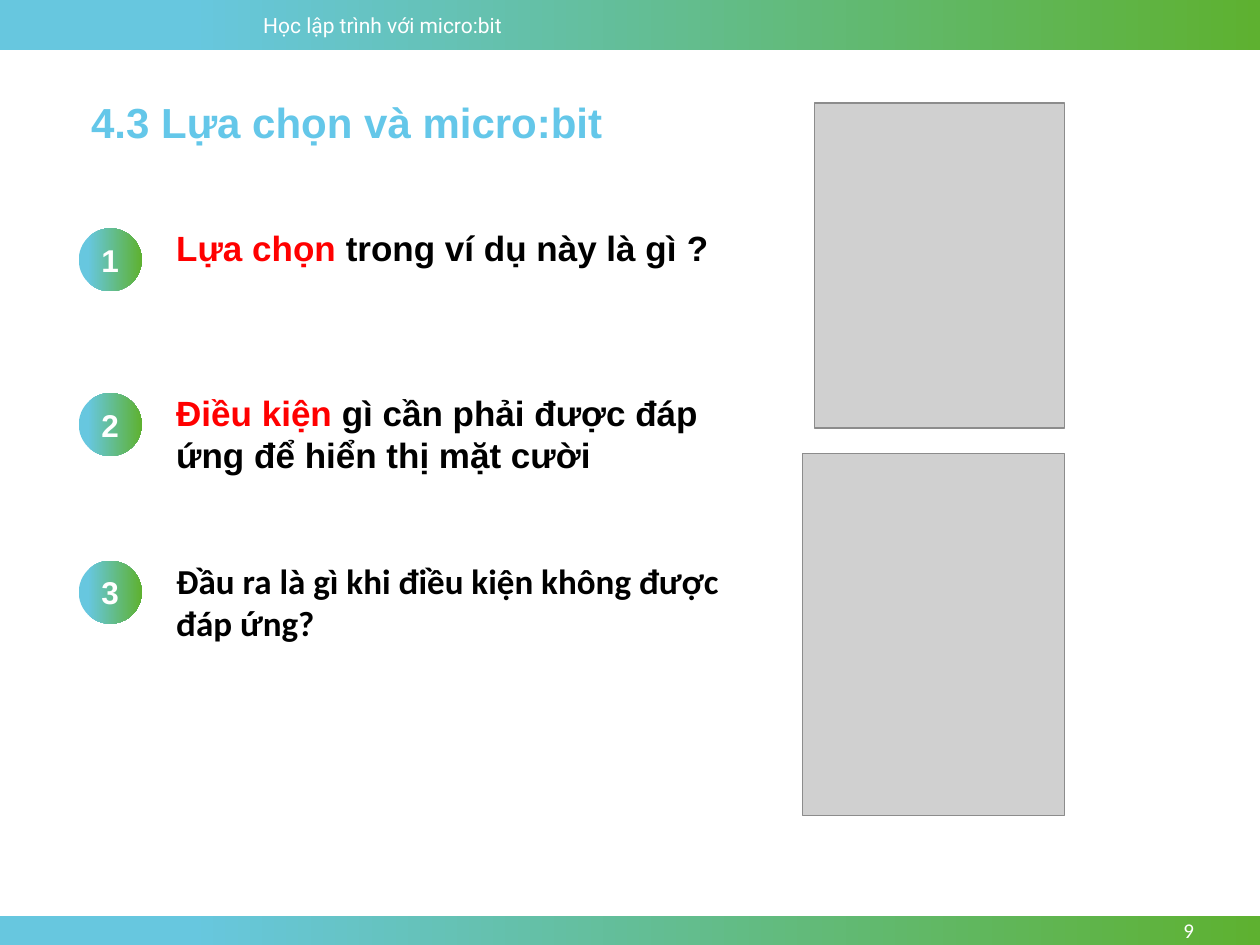
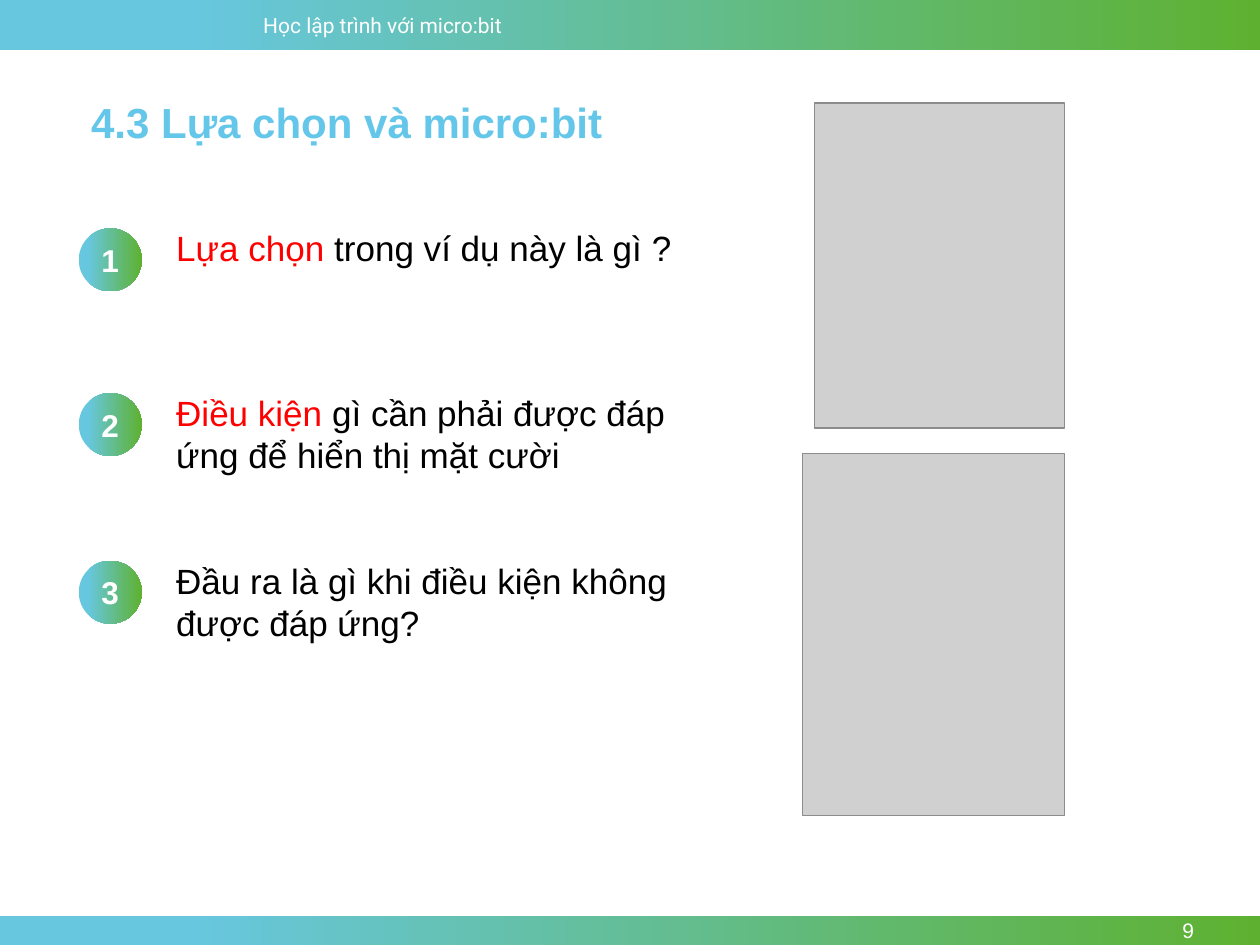
Before and after one commit to nhannn87dn/Learn-microbit, a slide deck: slide 9 of Lessions/Bai-04-Conditions-and-Logic/4.Conditional-and-Boolean.pptx. Drawn at 1260x945 pixels with LibreOffice and Linux fonts; fonts in the diff are those of the drawing; grey boxes stand for pictures; background and template pictures are left out. Boxes give left, top, right and bottom in pixels: in the first picture for what was removed or moved away, otherwise in the second. Text is boxed around its words. In the diff, an @@ line names an element or a change of style, - is before the commit and + after.

```diff
--- a/Lessions/Bai-04-Conditions-and-Logic/4.Conditional-and-Boolean.pptx
+++ b/Lessions/Bai-04-Conditions-and-Logic/4.Conditional-and-Boolean.pptx
@@ text "Lựa chọn trong ví dụ ..." at (x1=176, y1=235, x2=642, y2=268): bold off @@
@@ text "Điều kiện gì cần phải ..." at (x1=176, y1=399, x2=664, y2=475): bold off @@
@@ text "Đầu ra là gì khi ..." at (x1=176, y1=567, x2=666, y2=642): font Calibri to Arial, bold off @@
@@ page number at (x1=1182, y1=923, x2=1194, y2=938): font Calibri to Arial @@
```
Also in this commit, not shown: 9 other slides changed, 2 other files.
